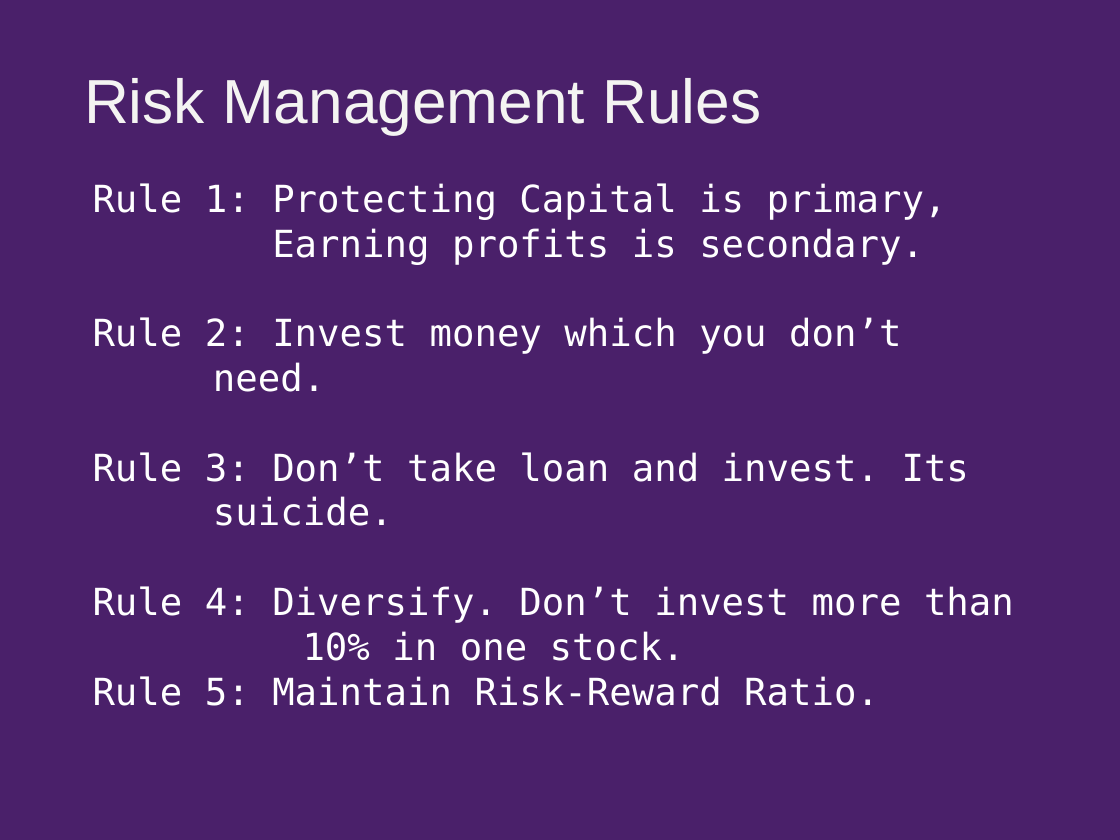
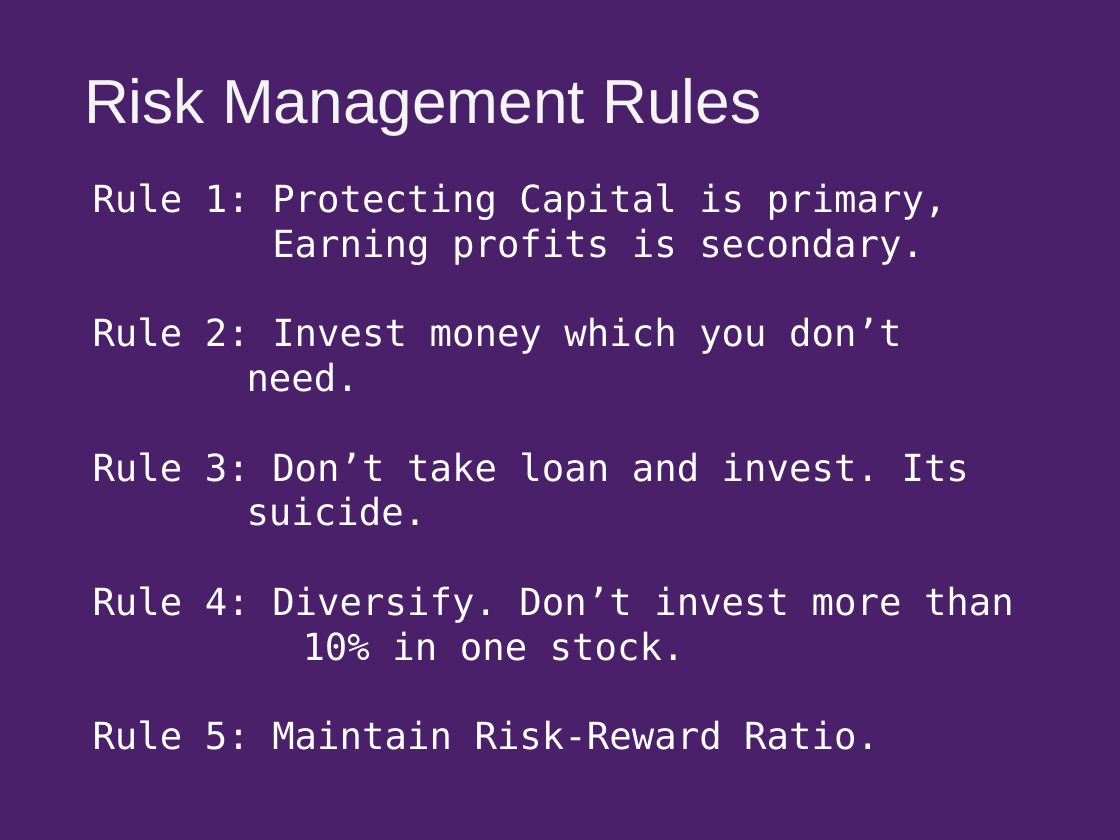
Before and after one commit to shoeb072022/SkeptiBullData, a slide deck: slide 3 of Introductory lecture/Risk Management.pptx (slide 2 before the commit). Drawn at 1120x840 pixels with LibreOffice and Linux fonts; fonts in the diff are those of the drawing. Boxes give left, top, right and bottom in pixels: in the first picture for what was removed or moved away, otherwise in the second. Text is boxed around its words. In the diff, an @@ line names an element or a change of style, - is before the commit and + after.

```diff
--- a/Introductory lecture/Risk Management.pptx
+++ b/Introductory lecture/Risk Management.pptx
@@ text "Rule 1: Protecting Capital is ..." rewrapped from (93, 183, 1014, 706) to (93, 183, 1014, 750) @@
```
Also in this commit, not shown: 2 slides added, 23 other files.
